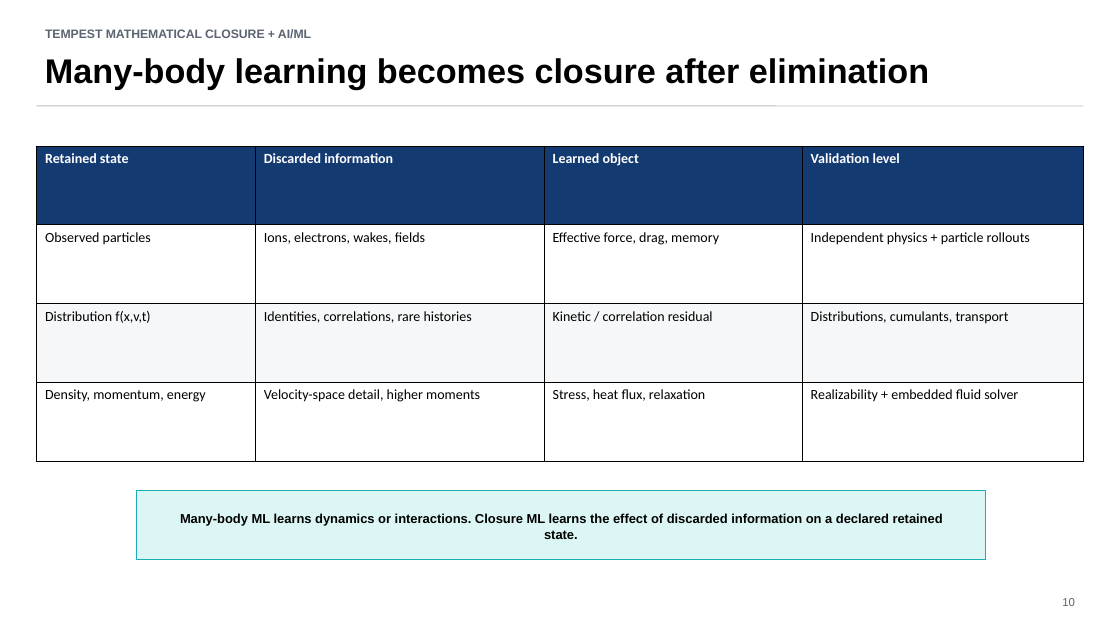
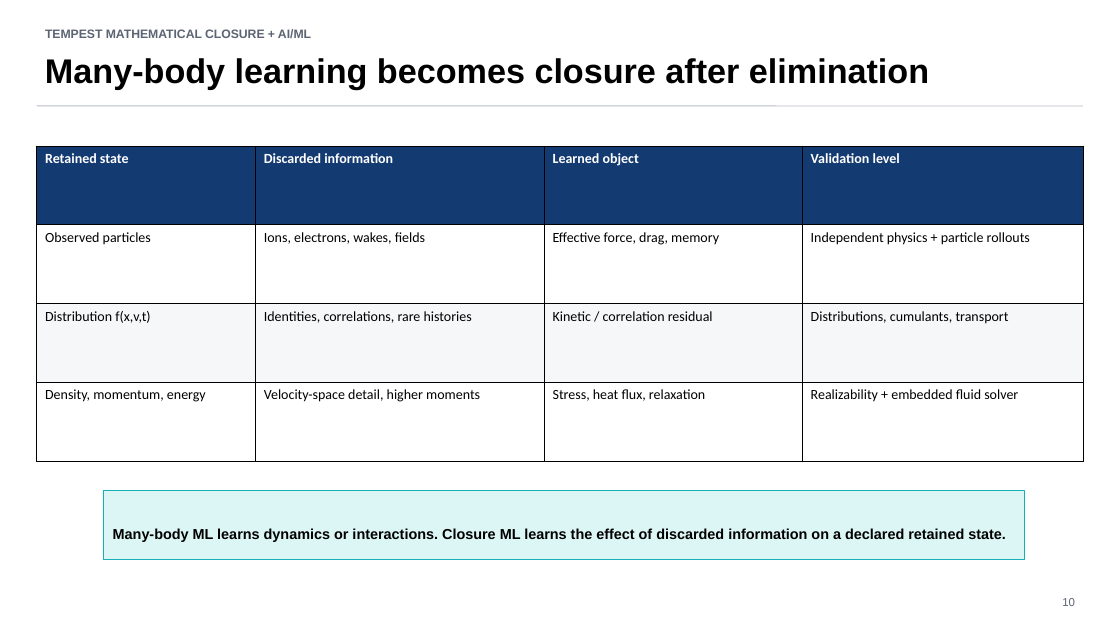
Before and after one commit to annacgilbert/TEMPEST-model-bake-off, a slide deck: slide 12 of docs/presentations/TEMPEST_closure_models_full_talk.pptx (slide 10 before the commit). Drawn at 1120x630 pixels with LibreOffice and Linux fonts; fonts in the diff are those of the drawing. Boxes give left, top, right and bottom in pixels: in the first picture for what was removed or moved away, otherwise in the second. Text is boxed around its words. In the diff, an @@ line names an element or a change of style, - is before the commit and + after.

Commit message:
Update closure documentation and presentation

```diff
--- a/docs/presentations/TEMPEST_closure_models_full_talk.pptx
+++ b/docs/presentations/TEMPEST_closure_models_full_talk.pptx
@@ rectangle: place and size @@
-rectangle at <box>136,491,985,560</box>
+rectangle at <box>103,491,1024,560</box>
@@ text "Many-body ML learns dynamics or ...": place and size @@
-text "Many-body ML learns dynamics or ..." at <box>180,513,943,539</box>
+text "Many-body ML learns dynamics or ..." at <box>113,528,1006,542</box>
@@ text "Many-body ML learns dynamics or ..." at <box>113,528,1006,542</box>: size 11.1 to 12.4 pt @@
```
Also in this commit, not shown: 18 other slides changed, 1 slide added, 3 slides removed, 6 other files.
